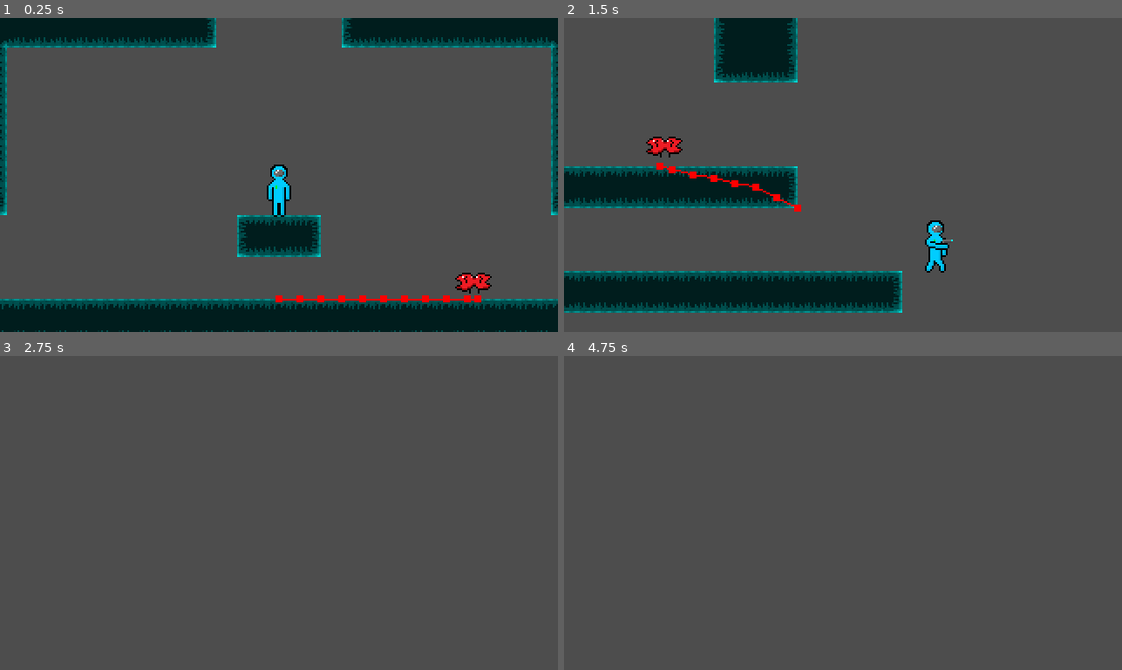
Above: before the commit, frames 1-4 (two rows, left to right).
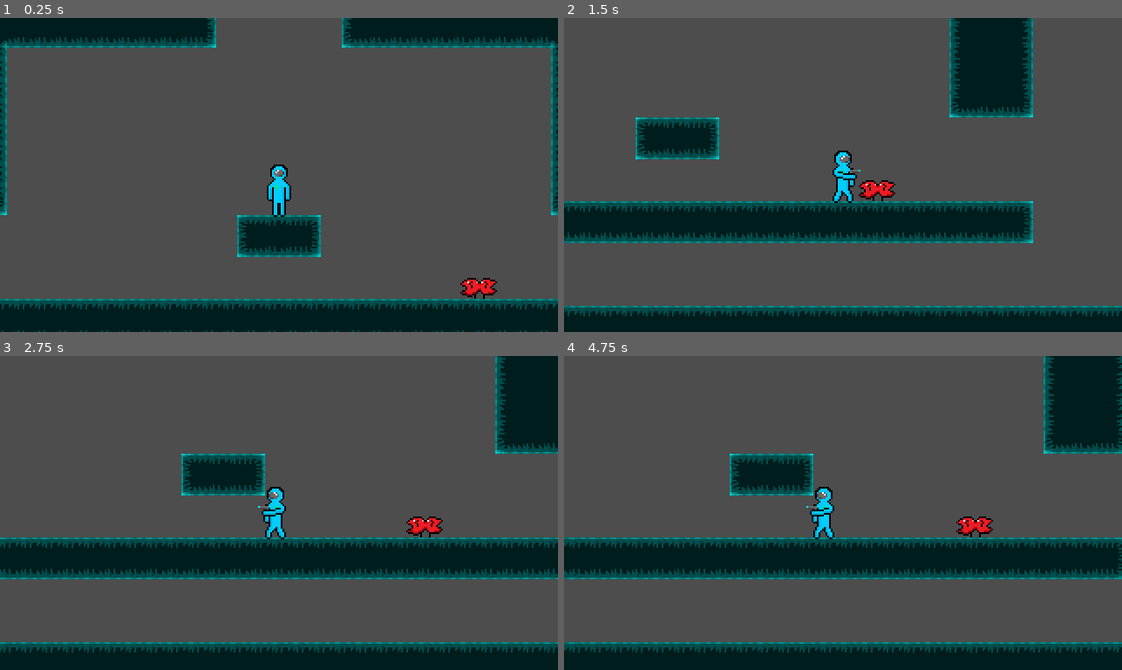
Above: after the commit, the same moments.

Repository: TheBlueRuby/GodotPlatformTest
Game: Godot game, scene res://Scenes/GameLoop.tscn
Two runs of this game, one before a commit and one after it. Both use one fixed random seed, a clock stepped at 60 frames per second and the inputs below.
Inputs:
- Up to frame 1 (0.25 s): no input
- Up to frame 2 (1.5 s): tap Enter (ui_accept) at 0.5, 0.77 s; hold Right (ui_right) from 0.53 s (still down)
- Up to frame 3 (2.75 s): tap Enter (ui_accept) at 1.52 s; release Right (ui_right) at 2.03 s; hold Left (ui_left) from 2.03 s (still down)
- Up to frame 4 (4.75 s): release Left (ui_left) at 2.78 s; hold Right (ui_right) 2.78-4.28 s; tap Enter (ui_accept) at 3.02, 3.77, 4.25, 4.52 s; hold Left (ui_left) from 4.28 s (still down)

The runs differ from the first frame. In frame 1, 0.8% of the frame differs, in the area x 49-90%, y 81-91%; in frame 2, 41%, in the area x 0-100%, y 0-100%; in frame 3, 29%; in frame 4, 29%.

Commit message:
multiple navlayers

Diff:
--- a/Prefabs/terrain.tscn
+++ b/Prefabs/terrain.tscn
@@ -5,3 +5,12 @@
 [node name="Terrain" type="TileMap"]
 tile_set = ExtResource("1_gntst")
 format = 2
+layer_0/name = "Background"
+layer_0/z_index = -1
+layer_0/navigation_enabled = false
+layer_1/name = "Colliding Tiles"
+layer_1/tile_data = PackedInt32Array()
+layer_2/name = "Foreground"
+layer_2/z_index = 1
+layer_2/navigation_enabled = false
+layer_2/tile_data = PackedInt32Array()
--- a/Scenes/GameLoop.tscn
+++ b/Scenes/GameLoop.tscn
@@ -8,10 +8,10 @@
 
 [node name="Terrain" parent="." instance=ExtResource("2_iifsf")]
 texture_filter = 1
-layer_0/tile_data = PackedInt32Array(-327684, 6 …(5927 unchanged characters)…
+layer_1/tile_data = PackedInt32Array(-327684, 6 …(5927 unchanged characters)…
 
 [node name="Player" parent="." instance=ExtResource("1_6ayb8")]
 
 [node name="DblChomp" parent="." node_paths=PackedStringArray("player") instance=ExtResource("3_k60ex")]
-position = Vector2(128, 78)
+position = Vector2(114, 45)
 player = NodePath("../Player")
--- a/Tilesets/tileset_main.tres
+++ b/Tilesets/tileset_main.tres
@@ -4,12 +4,8 @@
 
 [sub_resource type="PhysicsMaterial" id="PhysicsMaterial_btya8"]
 
-[sub_resource type="NavigationPolygon" id="NavigationPolygon_vlw8r"]
-vertices = PackedVector2Array(6, 6, -6, 6, -6, -6, 6, -6)
-polygons = Array[PackedInt32Array]([PackedInt32Array(0, 1, 2, 3)])
-outlines = Array[PackedVector2Array]([PackedVector2Array(-6, -6, 6, -6, 6, 6, -6, 6)])
+[sub_resource type="NavigationPolygon" id="NavigationPolygon_vscvd"]
 source_geometry_group_name = &"navigation_polygon_source_group"
-agent_radius = 0.0
 
 [sub_resource type="NavigationPolygon" id="NavigationPolygon_c3ndh"]
 vertices = PackedVector2Array(6, 6, -6, 6, -6, -6, 6, -6)
@@ -25,8 +21,7 @@
 0:0/0 = 0
 0:0/0/physics_layer_0/linear_velocity = Vector2(0, 0)
 0:0/0/physics_layer_0/angular_velocity = 0.0
-0:0/0/physics_layer_0/polygon_0/points = PackedVector2Array(-6, -6, 6, -6, 6, 6, -6, 6)
-0:0/0/navigation_layer_0/polygon = SubResource("NavigationPolygon_vlw8r")
+0:0/0/navigation_layer_0/polygon = SubResource("NavigationPolygon_vscvd")
 0:1/0 = 0
 0:1/0/terrain_set = 0
 0:1/0/terrain = 0
